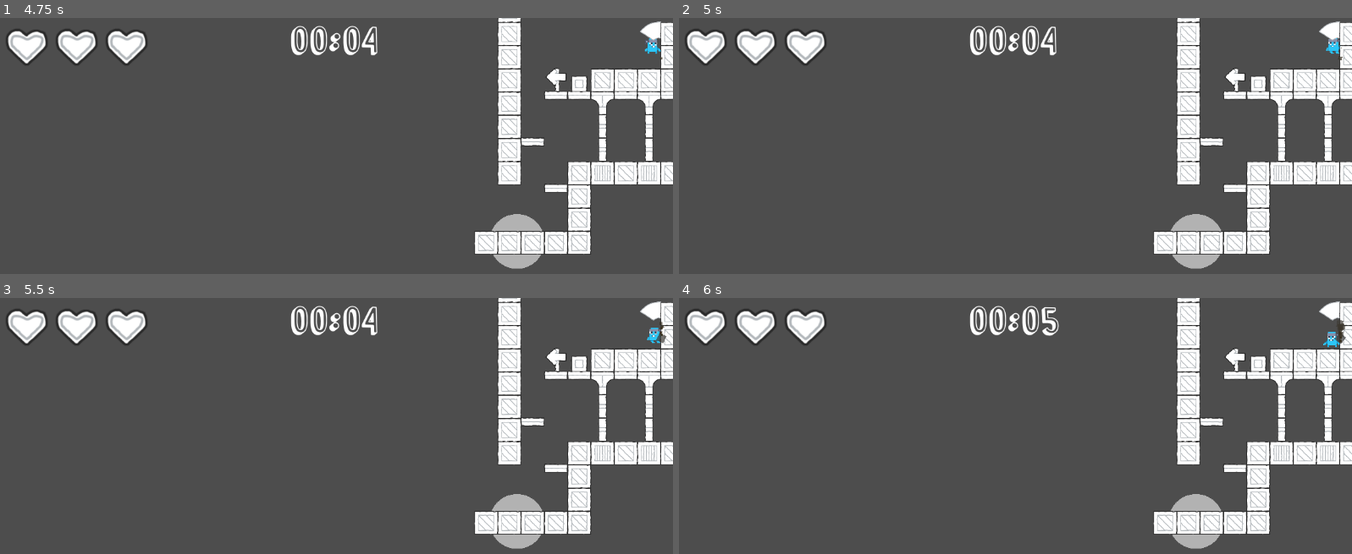
Above: before the commit, frames 1-4 (two rows, left to right).
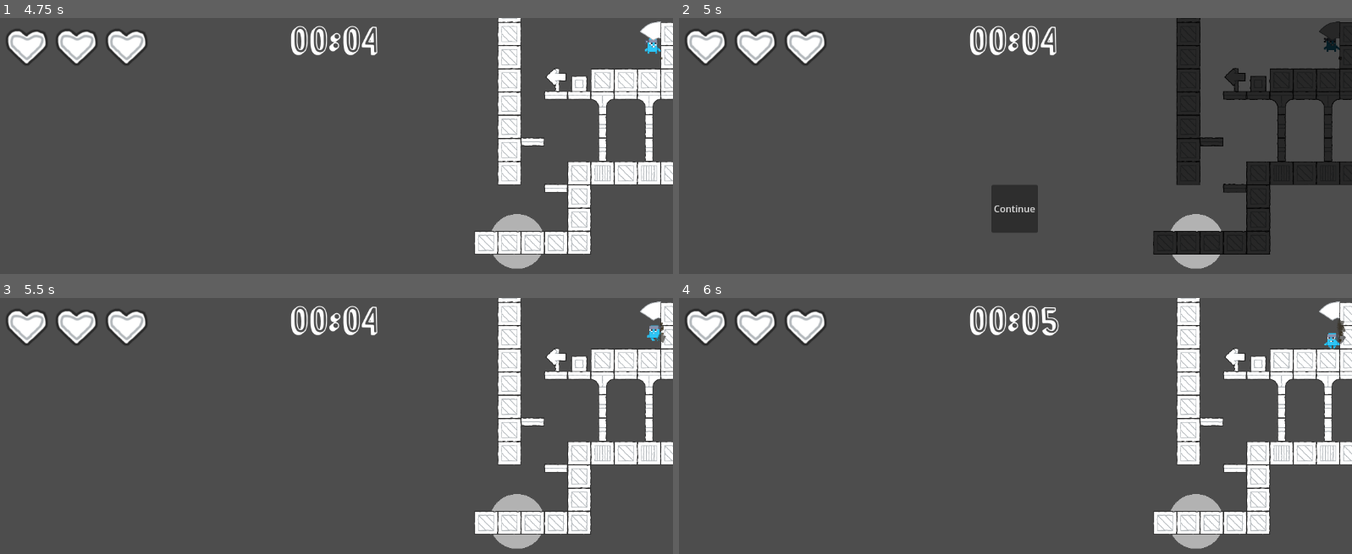
Above: after the commit, the same moments.

Repository: Kevin-Konradi/GMTK_Jam_Game
Game: Godot game, scene res://root_ui.tscn
Two runs of this game, one before a commit and one after it. Both use one fixed random seed, a clock stepped at 60 frames per second and the inputs below.
Inputs (mouse positions are in pixels of both pictures, inside the frame that each line leads up to):
- Up to frame 1 (4.75 s): click "Start Game" at 0.5 s; tap Enter at 1.25 s; hold D (right) 1.28-2.78 s; tap Space (jump) at 1.52, 2.27, 3.77, 4.52 s; hold A (left) 2.78-3.53 s; hold D (right) from 3.53 s (still down)
- Up to frame 2 (5 s): keep holding D (right); tap Escape (esc, bound only after the commit) at 4.9 s
- Up to frame 3 (5.5 s): release D (right) at 5 s; click (336, 490) at 5 s, where only the run after the commit has a clickable "Continue"
- Up to frame 4 (6 s): hold A (left) from 5.78 s (still down)

Frame 1 is identical in both runs. In frame 2, 11% of the frame differs, in the area x 46-100%, y 0-93%; in frame 3, 0.1%; in frame 4, less than 0.1%.

Commit message:
Simple Pause Menu

Diff:
--- a/project.godot
+++ b/project.godot
@@ -43,6 +43,11 @@
 "events": [Object(InputEventKey,"resource_local_to_scene":false,"resource_name":"","device":-1,"window_id":0,"alt_pressed":false,"shift_pressed":false,"ctrl_pressed":false,"meta_pressed":false,"pressed":false,"keycode":0,"physical_keycode":68,"key_label":0,"unicode":100,"echo":false,"script":null)
 ]
 }
+esc={
+"deadzone": 0.5,
+"events": [Object(InputEventKey,"resource_local_to_scene":false,"resource_name":"","device":0,"window_id":0,"alt_pressed":false,"shift_pressed":false,"ctrl_pressed":false,"meta_pressed":false,"pressed":false,"keycode":0,"physical_keycode":4194305,"key_label":0,"unicode":0,"echo":false,"script":null)
+]
+}
 
 [physics]
 
--- a/root_2d.tscn
+++ b/root_2d.tscn
@@ -8,6 +8,8 @@
 [ext_resource type="Script" path="res://scripts/hud/TimeLabel.gd" id="7_nrxbo"]
 [ext_resource type="FontFile" uid="uid://bnpugh1dvgu84" path="res://assets/fonts/rose-sally-font/RoseSally-ALAVA.otf" id="7_x2vmt"]
 [ext_resource type="Script" path="res://scripts/hud/PlayerHealth.gd" id="8_5rbq7"]
+[ext_resource type="Script" path="res://scripts/hud/PauseMenu.gd" id="9_b04wl"]
+[ext_resource type="Script" path="res://scripts/hud/ContinueButton.gd" id="10_ot2yt"]
 
 [sub_resource type="Curve" id="Curve_euwlj"]
 _data = [Vector2(0, 0), 0.0, 0.0, 0, 0, Vector2(0.75, 1), 1.36239e-07, 0.0, 0, 0]
@@ -269,3 +271,29 @@
 offset_right = 50.0
 offset_bottom = 50.0
 script = ExtResource("8_5rbq7")
+
+[node name="PauseMenu" type="MarginContainer" parent="UI"]
+process_mode = 3
+visible = false
+anchors_preset = 8
+anchor_left = 0.5
+anchor_top = 0.5
+anchor_right = 0.5
+anchor_bottom = 0.5
+offset_left = -36.0
+offset_top = -39.0
+offset_right = 38.0
+offset_bottom = 43.0
+grow_horizontal = 2
+grow_vertical = 2
+script = ExtResource("9_b04wl")
+
+[node name="ContinueButton" type="Button" parent="UI/PauseMenu"]
+layout_mode = 2
+text = "Continue"
+script = ExtResource("10_ot2yt")
+
+[node name="Darkener" type="CanvasModulate" parent="."]
+unique_name_in_owner = true
+visible = false
+color = Color(0.152941, 0.152941, 0.152941, 1)
--- /dev/null
+++ b/scripts/hud/ContinueButton.gd
@@ -0,0 +1,9 @@
+extends Button
+
+func _ready():
+	self.connect("pressed", _on_Button_pressed)
+
+func _on_Button_pressed():
+	get_tree().paused = false
+	self.get_parent().hide()
+	%Darkener.hide()
--- /dev/null
+++ b/scripts/hud/PauseMenu.gd
@@ -0,0 +1,10 @@
+extends MarginContainer
+
+func _ready():
+	self.hide()
+
+func _process(delta):
+	if Input.is_action_just_pressed("esc"):
+		get_tree().paused = true
+		%Darkener.show()
+		self.show()
Not shown: 1 places in root_2d.tscn that only renumber resources
